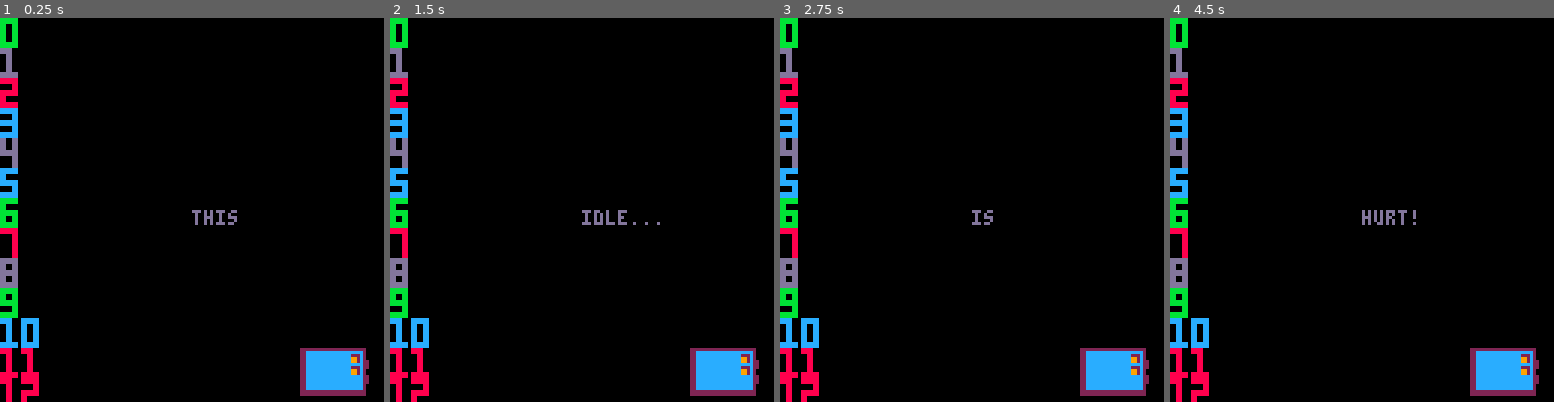
Above: before the commit, frames 1-4 (left to right).
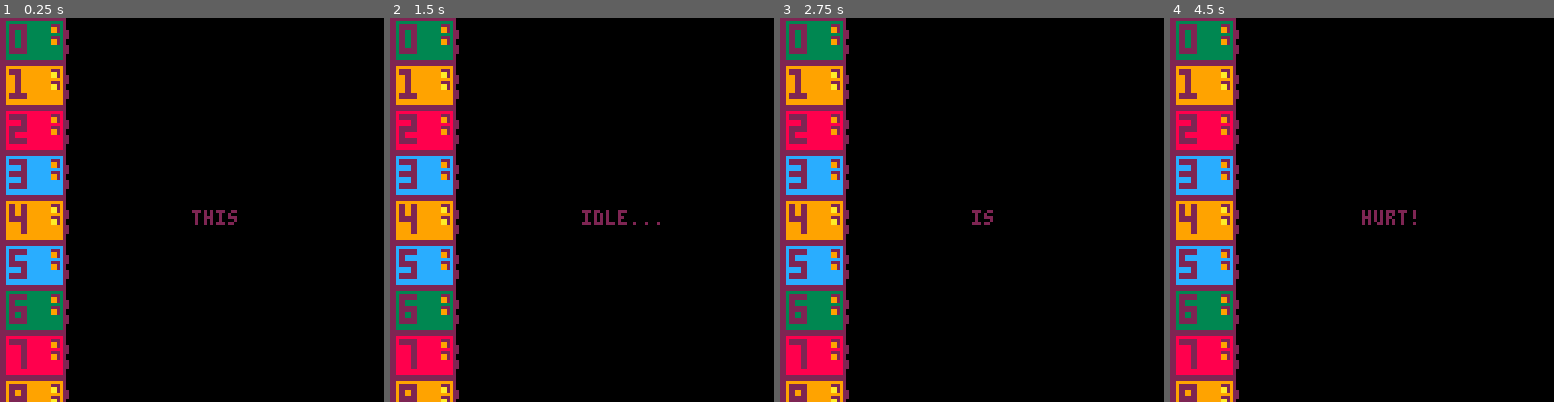
Above: after the commit, the same moments.

Repository: shen-sat/last_minute
Game: PICO-8 cartridge game.p8
Same seed, same stepped clock (60 frames per second), same inputs: the game is played once before the commit and once after it.
Inputs:
- Up to frame 1 (0.25 s): no input
- Up to frame 2 (1.5 s): no input
- Up to frame 3 (2.75 s): hold Up 2.15-2.42 s
- Up to frame 4 (4.5 s): hold Down 3.63-3.97 s

The runs differ from the first frame. In frame 1, 20% of the frame differs, in the area x 0-97%, y 0-100%; in frame 2, 20%; in frame 3, 19%; in frame 4, 20%.

Commit message:
draw chips with numbers and colors

Diff:
--- a/chips/init_chip_anim_states.lua
+++ b/chips/init_chip_anim_states.lua
@@ -3,7 +3,14 @@
 
   local idle_frames = {
     function (target)
-      print_large_number(target.value, target.x, target.y, target.color)
+      pal(12, target.color)
+      -- if chip is orange, change the hole color to yellow
+      if target.color == 9 then
+        pal(9,10)
+      end
+      sspr(0,0,23,16,target.x,target.y)
+      pal()
+      print_large_number(target.value, target.x + 3, target.y + 2, 2)
     end
   }
 
--- a/chips/init_chips.lua
+++ b/chips/init_chips.lua
@@ -9,11 +9,11 @@
   local chips = {}
   for i = 0, 59 do
     if i % 4 == 0 then
-      shuffled_colors = {8, 11, 12, 13}
+      shuffled_colors = {8, 3, 12, 9}
       shuffle(shuffled_colors)
     end
     local color = shuffled_colors[(i % 4) + 1]
-    add(chips, init_chip(0, i * 10, color, i))
+    add(chips, init_chip(0, i * 15, color, i))
   end
 
   return chips
--- a/game.p8
+++ b/game.p8
@@ -33,7 +33,6 @@
   for chip in all(chips) do
     chip:draw()
   end
-  sspr(0,0,23,16,100,110)
 
 end
 __gfx__
